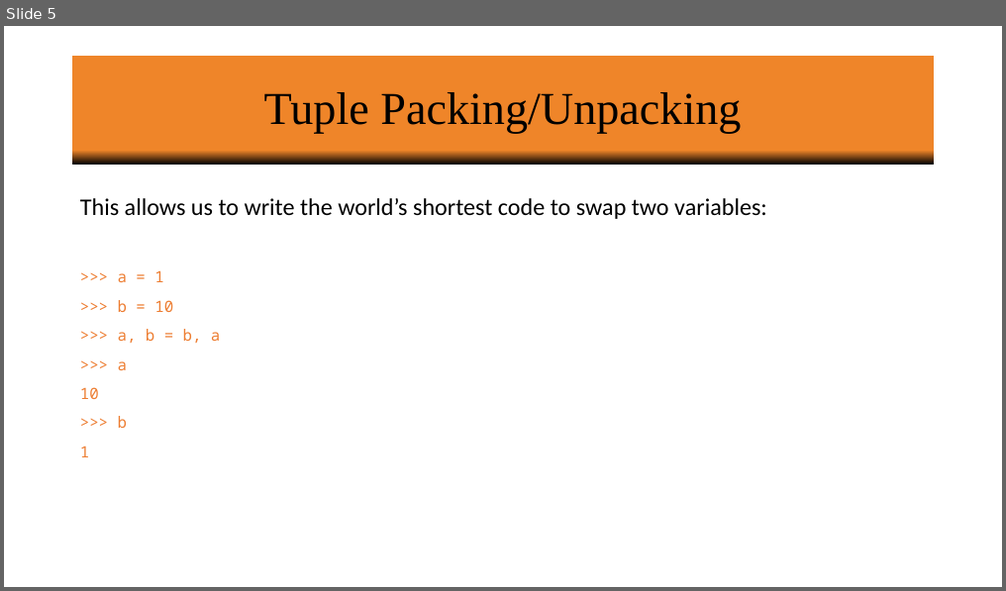
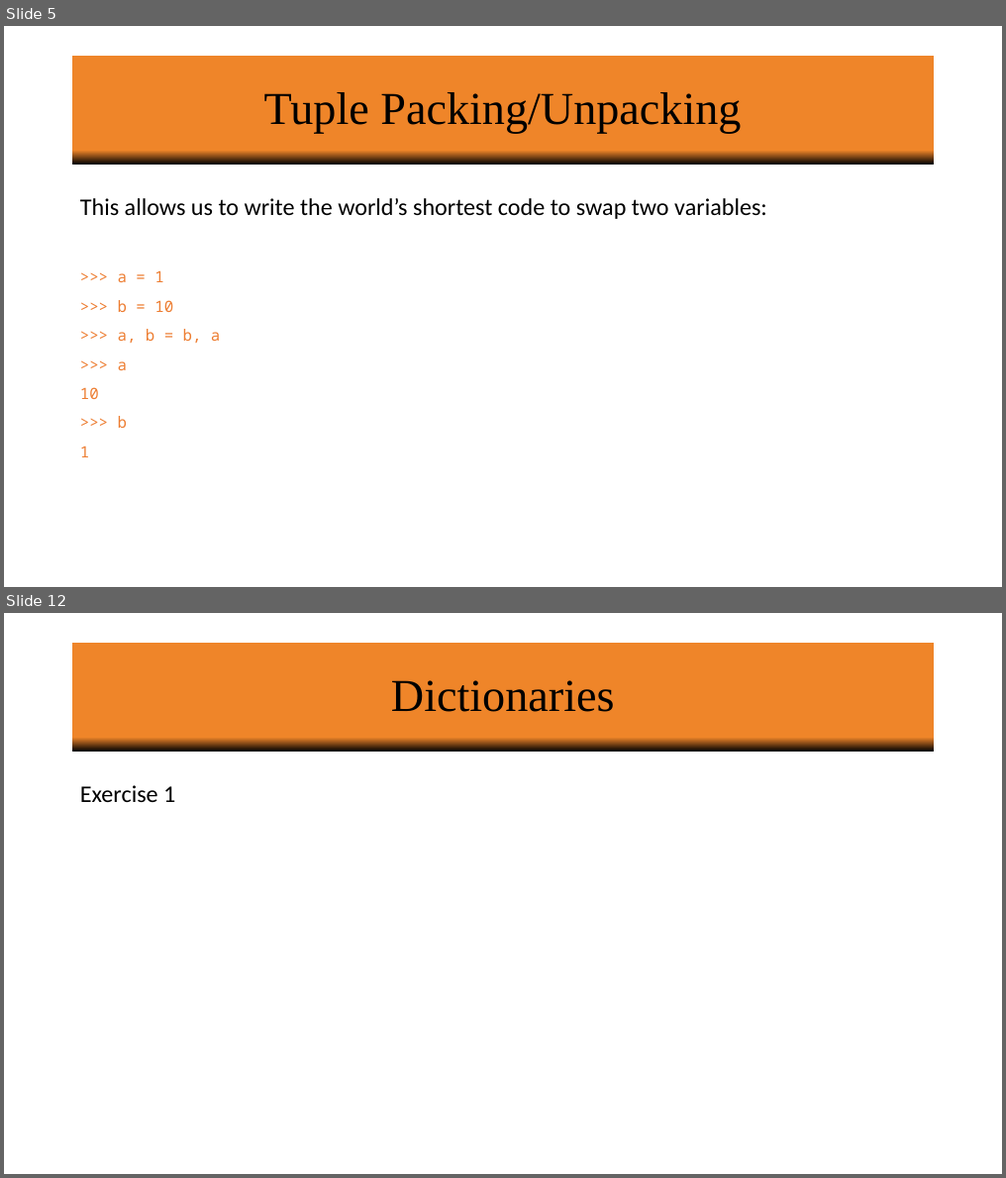
Before and after one commit to vineetbansal/Python-Bootcamp, a slide deck: slides/05 Tuples-Dictionaries.pptx. Shown one above the other, each under a label of ours: slide 5 before the commit, slides 5 and 12 after it; the slides between them are not shown. The pictures are 1006x591 and 1006x1178 pixels, drawn with LibreOffice and Linux fonts; fonts in the diff are those of the drawing; background and template pictures are left out. Boxes give left, top, right and bottom in pixels: in the first picture for what was removed or moved away, otherwise in the second. Text is boxed around its words. In the diff, an @@ line names an element or a change of style, - is before the commit and + after.

```diff
--- a/slides/05 Tuples-Dictionaries.pptx
+++ b/slides/05 Tuples-Dictionaries.pptx
@@ slide 12 added at box(4, 613, 1002, 1174), background #FFFFFF @@
@@ title added at box(73, 643, 934, 752), fill gradient #000000 to #EF8529, 44 pt, text #000000 @@
+Dictionaries
@@ text added at box(80, 785, 175, 802), 23 pt, text #000000 @@
+Exercise 1
```
Also in this commit, not shown: 6 other slides added, 1 slide removed, 7 other files.
